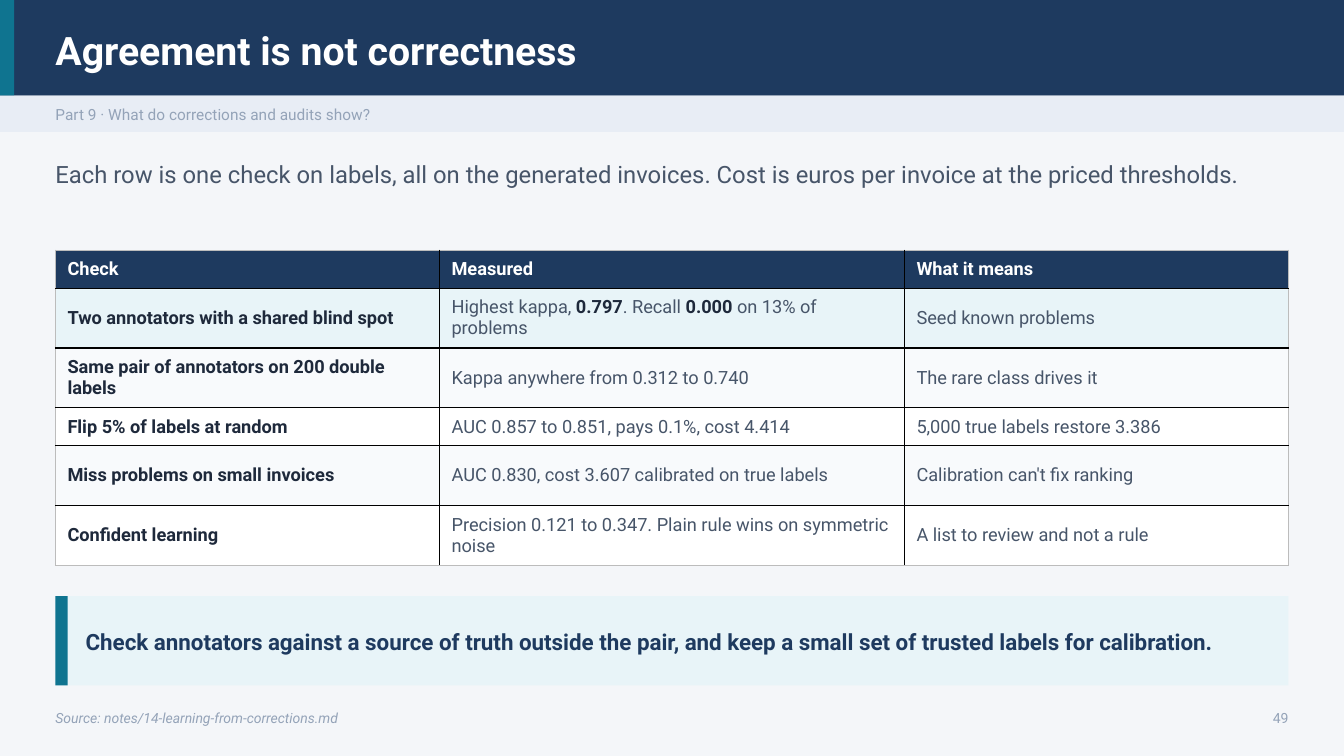
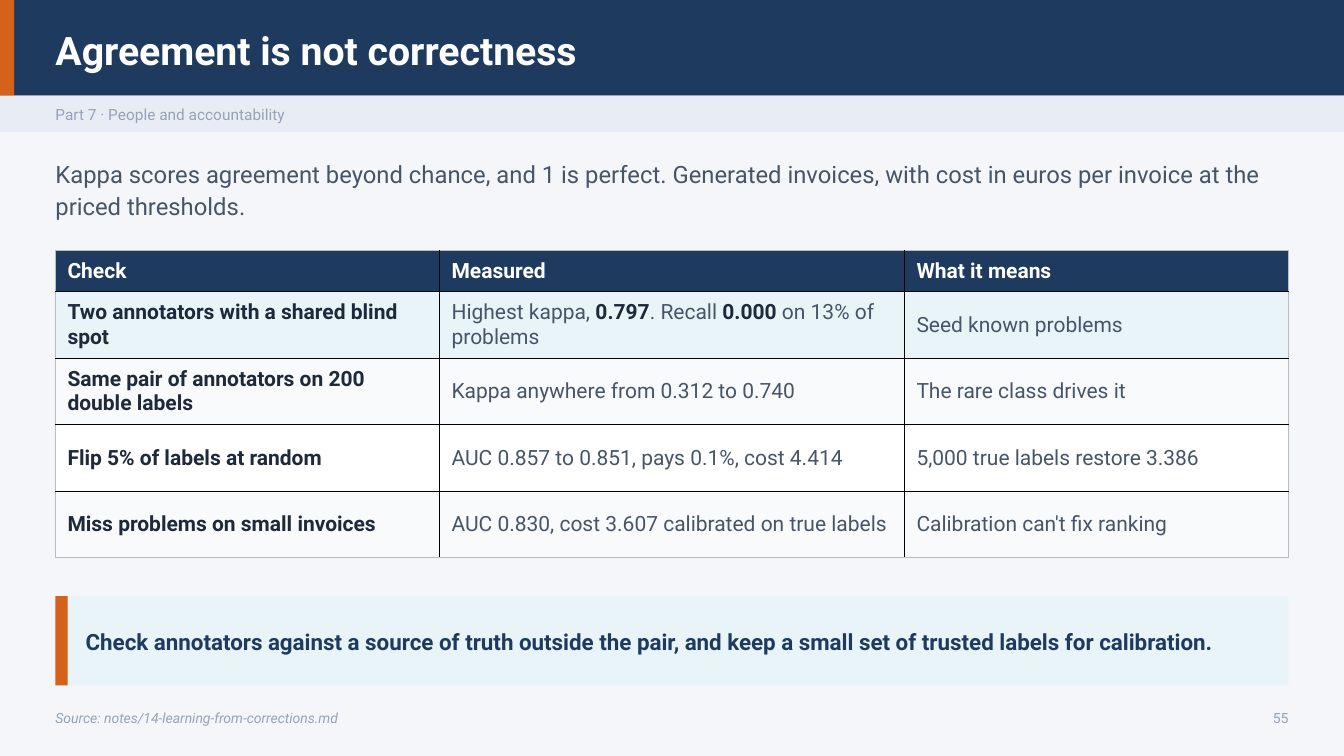
Before and after one commit to ramseywise/learn-ai-engineering, a slide deck: slide 55 of data-science/01-classical-ml/slides/classical-ml.pptx (slide 49 before the commit). Drawn at 1344x756 pixels with LibreOffice and Linux fonts; fonts in the diff are those of the drawing. Boxes give left, top, right and bottom in pixels: in the first picture for what was removed or moved away, otherwise in the second. Text is boxed around its words. In the diff, an @@ line names an element or a change of style, - is before the commit and + after.

Commit message:
Add support for slide levels and beats in deck builder
- Introduced a new JSONL file for review overrides.
- Enhanced the slide building script to support filtering slides by level (core, practice, deep) and validate slide beats.
- Added a new test suite to validate the functionality of levels and beats in slide presentations.
- Implemented checks for unknown levels and beats, ensuring proper error handling.
- Updated the output naming convention to reflect the selected level for filtered builds.

```diff
--- a/data-science/01-classical-ml/slides/classical-ml.pptx
+++ b/data-science/01-classical-ml/slides/classical-ml.pptx
@@ rectangle at bbox=[0, 0, 14, 96]: fill #0F7490 to #D4621A @@
@@ text at bbox=[55, 108, 285, 123]: text changed @@
-Part 9 · What do corrections and audits show?
+Part 7 · People and accountability
@@ text at bbox=[55, 165, 1260, 220]: text changed @@
-Each row is one check on labels, all on the generated invoices. Cost is euros per invoice at the priced thresholds.
+Kappa scores agreement beyond chance, and 1 is perfect. Generated invoices, with cost in euros per invoice at the priced thresholds.
@@ table at bbox=[55, 250, 1289, 558] @@
-row 6: Confident learning | Precision 0.121 to 0.347. Plain rule wins on symmetric noise | A list to review and not a rule
@@ rectangle at bbox=[55, 596, 68, 686]: fill #0F7490 to #D4621A @@
@@ text at bbox=[1273, 713, 1289, 723]: text changed @@
-49
+55
```
Also in this commit, not shown: 51 other slides changed, 9 slides added, 3 slides removed, 38 other files.
